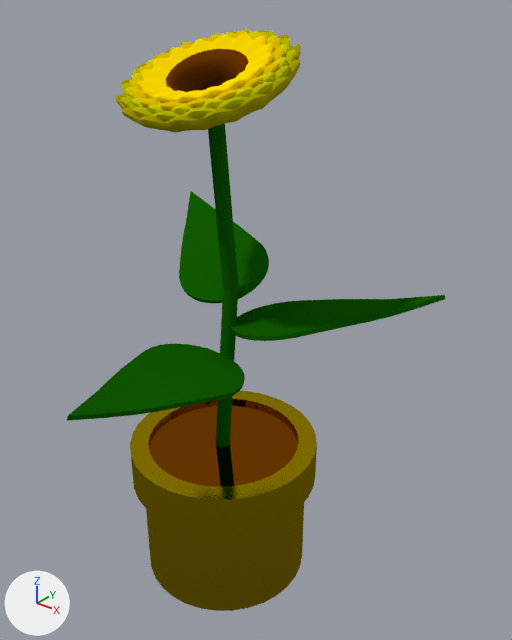
The Blender file Blender/Flower.blend, before and after one commit.
Before and after are seen from a camera (50 mm lens) standing at (6.5, -7.27, 9.36) and looking at (0.59, 0.12, 4.78). Arrows for +X, +Y and +Z are at lower left; the lights stay in place.
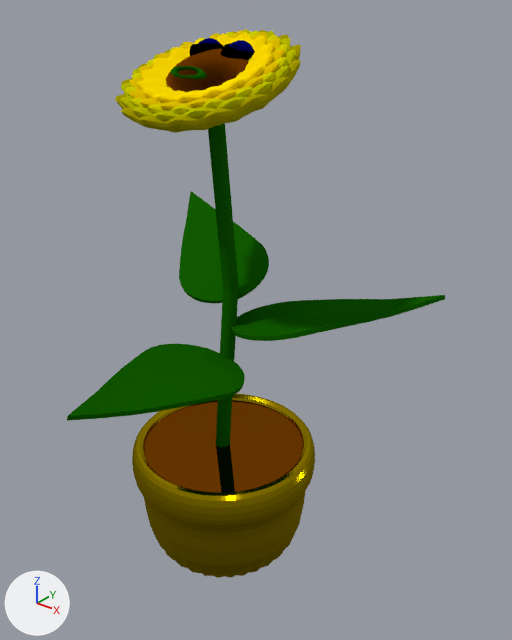
Boxes [x1, y1, x2, y2] around the edits, measured in the pictures (512 x 640 px):
'Cylinder.007', moved, modifiers changed
    before: [130, 391, 317, 611]
    after: [132, 394, 315, 578]
'Torus.002', added
    after: [221, 43, 255, 60]
'Torus', added
    after: [171, 66, 206, 79]
'Torus.001', added
    after: [190, 43, 223, 56]
'Sphere.002', added
    after: [229, 40, 254, 52]
'Sphere.001', added
    after: [198, 38, 220, 44]

The change, as a diff of the scene's bpy script:
```diff
--- a/Blender/Flower.blend.py
+++ b/Blender/Flower.blend.py
@@ mat_material_011 @@
+mat_material_011 = bpy.data.materials.new('Material.011')
+mat_material_011.use_nodes = True; mat_material_011.node_tree.nodes.clear()
+_N = mat_material_011.node_tree.nodes; _L = mat_material_011.node_tree.links
+n0 = _N.new('ShaderNodeOutputMaterial'); n0.name = 'Material Output'
+n1 = _N.new('ShaderNodeBsdfSheen'); n1.name = 'Velvet BSDF'
+n1.distribution = 'ASHIKHMIN'
+n1.inputs[0].default_value = (0.0, 0.00126, 0.184, 1.0)  # 'Color', dark blue #000477
+n1.inputs[1].default_value = 1.0  # 'Roughness'
+_L.new(n1.outputs[0], n0.inputs[0])  # 'BSDF' to 'Surface'
@@ mat_material_009 @@
+mat_material_009 = bpy.data.materials.new('Material.009')
+mat_material_009.use_nodes = True; mat_material_009.node_tree.nodes.clear()
+_N = mat_material_009.node_tree.nodes; _L = mat_material_009.node_tree.links
+n0 = _N.new('ShaderNodeOutputMaterial'); n0.name = 'Material Output'
+n1 = _N.new('ShaderNodeBsdfSheen'); n1.name = 'Velvet BSDF'
+n1.distribution = 'ASHIKHMIN'
+n1.inputs[0].default_value = (0.0, 0.00126, 0.184, 1.0)  # 'Color', dark blue #000477
+n1.inputs[1].default_value = 1.0  # 'Roughness'
+_L.new(n1.outputs[0], n0.inputs[0])  # 'BSDF' to 'Surface'
@@ ob_cylinder_007 @@
 ob_cylinder_007 = bpy.data.objects.new('Cylinder.007', me_cylinder_007)
-ob_cylinder_007.location = (0.0, 0.0, 2.14)
+ob_cylinder_007.location = (0.0, 0.0, 2.18)
 ob_cylinder_007.scale = (1.54, 1.54, 0.329)
+_m = ob_cylinder_007.modifiers.new('Subdivision', 'SUBSURF')
+_m.levels = 5
@@ ob_torus_002 @@
+ob_torus_002 = bpy.data.objects.new('Torus.002', me_torus_002)  # a torus around z (ring radius 1.0, tube radius 0.25) spanning x -1.25..1.25, y -1.25..1.25, z -0.25..0.25; in mat_material_015 (black #000000)
+ob_torus_002.location = (0.23, 0.2, 8.41)
+ob_torus_002.rotation_euler = (0.295, 0.0852, 1.597)  # degrees (17, 4.9, 92)
+ob_torus_002.scale = (0.235, 0.151, 0.47)
@@ ob_torus_001 @@
+ob_torus_001 = bpy.data.objects.new('Torus.001', me_torus_001)  # a torus around z (ring radius 1.0, tube radius 0.25) spanning x -1.25..1.25, y -1.25..1.25, z -0.25..0.25; in mat_material_013 (black #000000)
+ob_torus_001.location = (-0.3, 0.2, 8.41)
+ob_torus_001.rotation_euler = (-0.166, 0.0878, 1.556)  # degrees (-9.5, 5, 89)
+ob_torus_001.scale = (0.236, 0.141, 0.483)
@@ ob_torus @@
+ob_torus = bpy.data.objects.new('Torus', me_torus)  # a torus around z (ring radius 1.0, tube radius 0.25) spanning x -1.25..1.25, y -1.25..1.25, z -0.25..0.25; in mat_material_007 (dark green #125c00)
+ob_torus.location = (-0.01, -0.49, 8.25)
+ob_torus.rotation_euler = (0.789, 0.0, 0.0)  # degrees (45, 0, 0)
+ob_torus.scale = (0.233, 0.0715, 0.233)
@@ ob_sphere_002 @@
+ob_sphere_002 = bpy.data.objects.new('Sphere.002', me_sphere_002)  # a UV sphere (32 segments, 16 rings, poles along z) spanning x -1.0..1.0, y -1.0..1.0, z -1.0..1.0
+ob_sphere_002.location = (0.23, 0.22, 8.37)
+ob_sphere_002.rotation_euler = (0.364, 0.0, 0.0)  # degrees (21, 0, 0)
+ob_sphere_002.scale = (0.176, 0.264, 0.236)
@@ ob_sphere_001 @@
+ob_sphere_001 = bpy.data.objects.new('Sphere.001', me_sphere_001)  # a UV sphere (32 segments, 16 rings, poles along z) spanning x -1.0..1.0, y -1.0..1.0, z -1.0..1.0
+ob_sphere_001.location = (-0.3, 0.22, 8.37)
+ob_sphere_001.rotation_euler = (0.364, 0.0, 0.0)  # degrees (21, 0, 0)
+ob_sphere_001.scale = (0.176, 0.264, 0.236)
```
